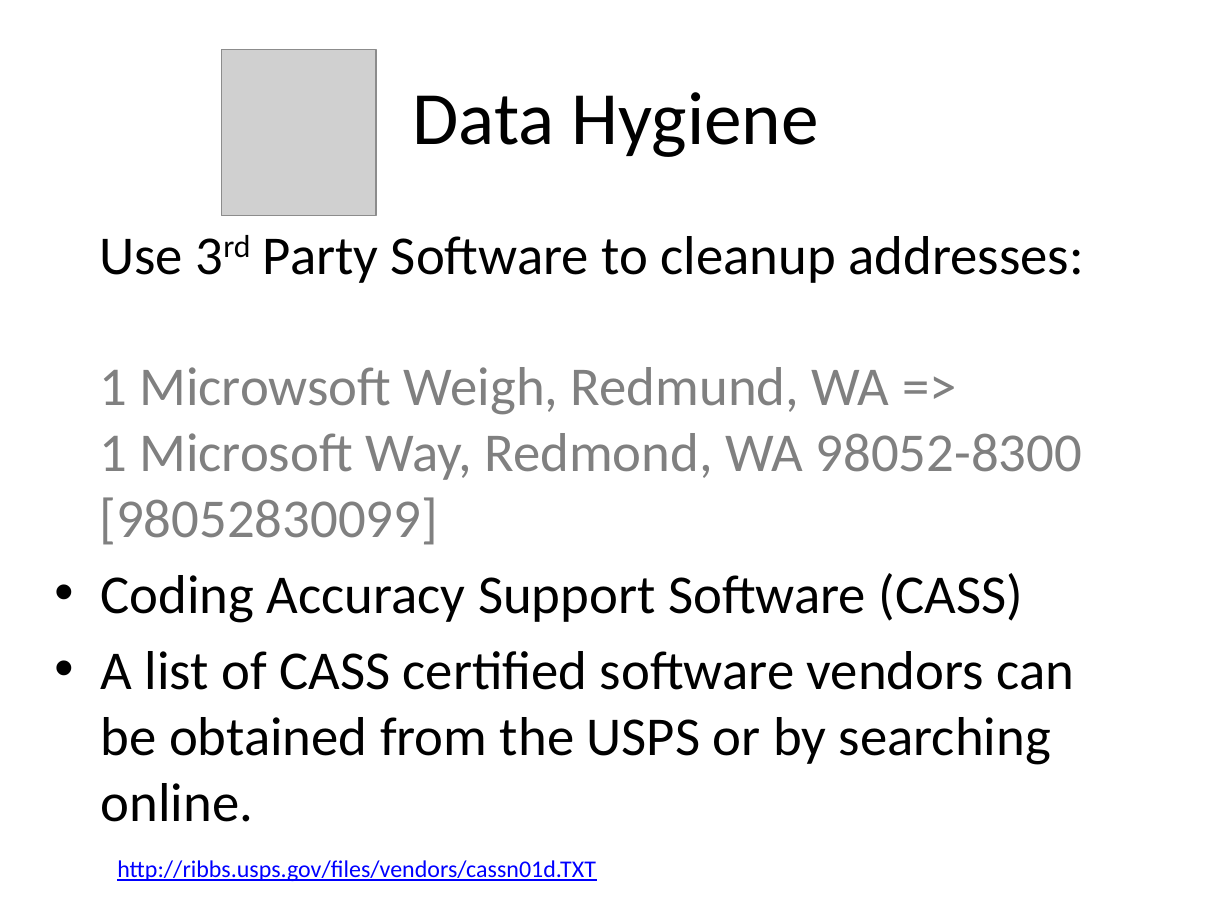
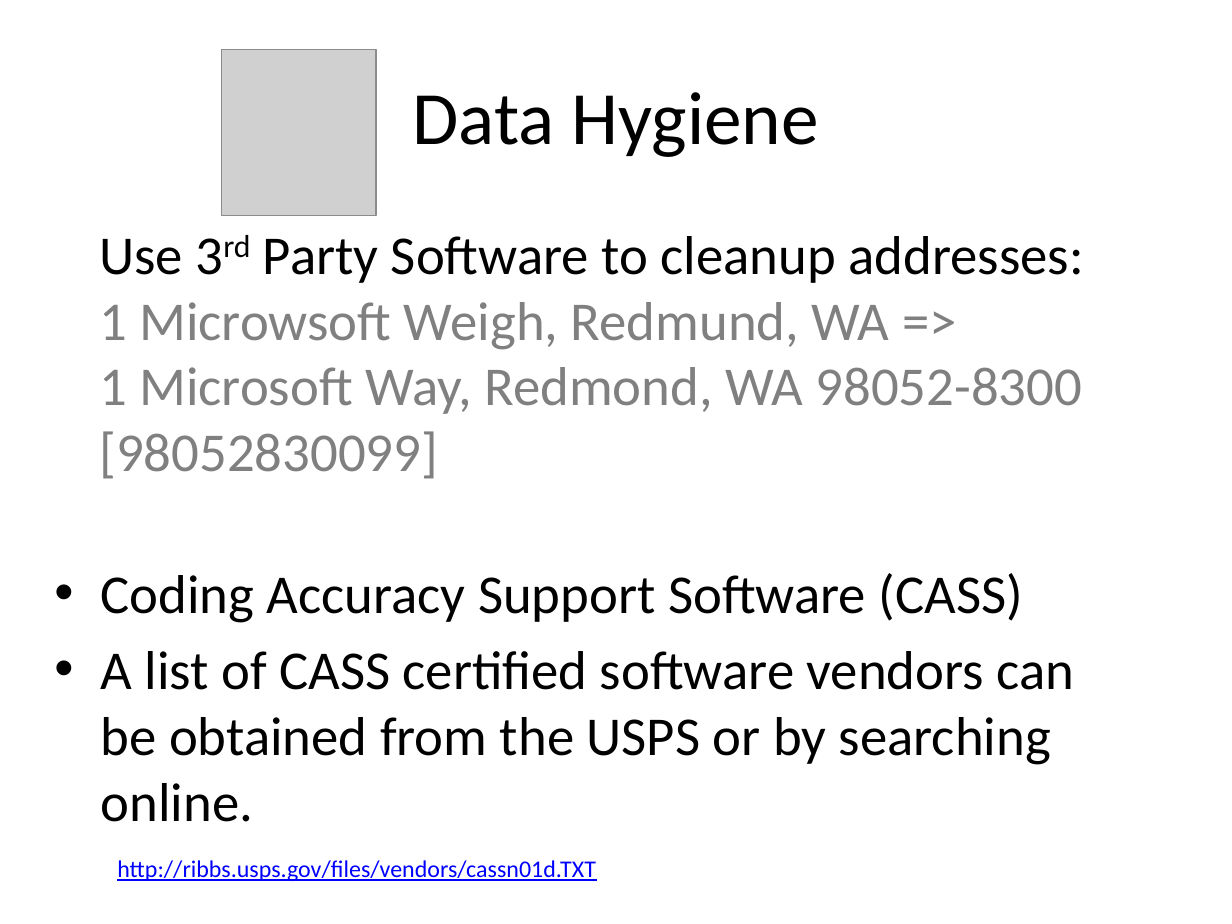
Before and after one commit to brianlong/street_address, a slide deck: slide 12 of presentations/street_addresses.pptx. Drawn at 1232x924 pixels with LibreOffice and Linux fonts; fonts in the diff are those of the drawing; grey boxes stand for pictures. Boxes give left, top, right and bottom in pixels: in the first picture for what was removed or moved away, otherwise in the second. Text is boxed around its words. In the diff, an @@ line names an element or a change of style, - is before the commit and + after.

```diff
--- a/presentations/street_addresses.pptx
+++ b/presentations/street_addresses.pptx
@@ text "Use 3rd Party Software to ..." rewrapped from [99, 236, 1083, 545] to [99, 236, 1083, 479] @@
```
Also in this commit, not shown: 2 other slides changed, 1 other file.
